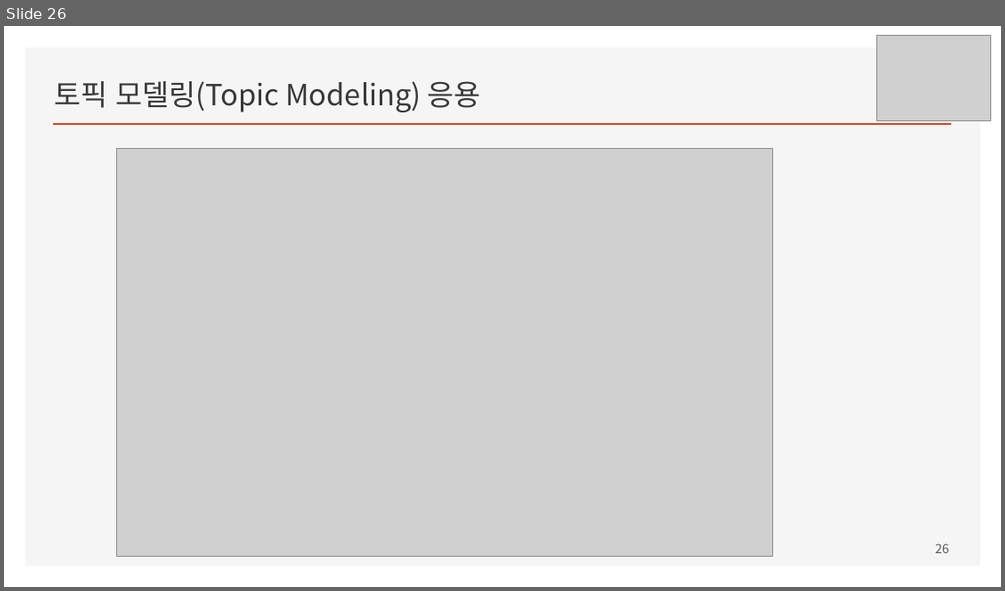
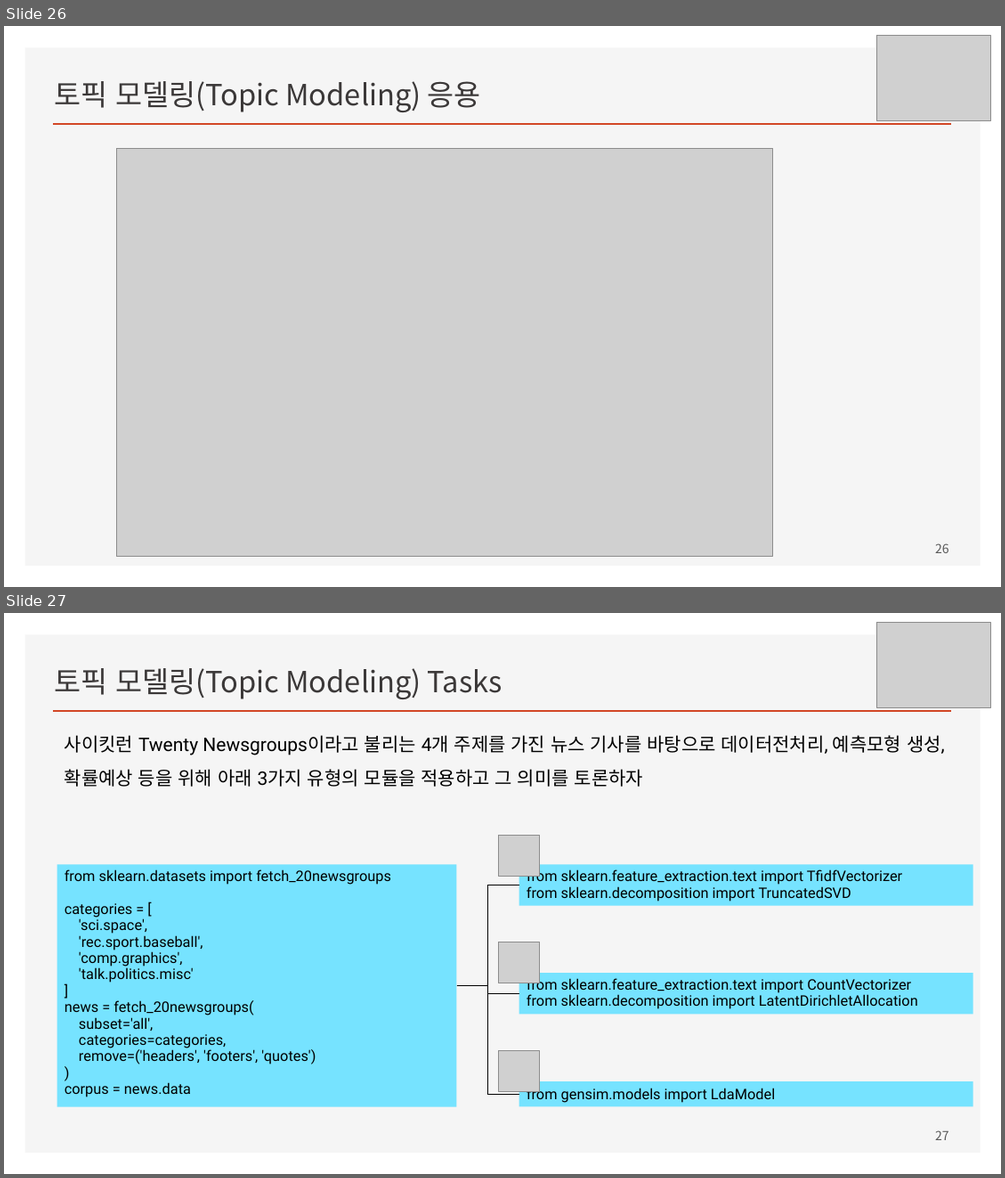
Before and after one commit to ancestor9/mathematics-for-machine-learning, a slide deck: Linear_Algebra/w9_Matrix_Decomposition.pptx. Shown one above the other, each under a label of ours: slide 26 before the commit, slides 26 and 27 after it. The pictures are 1005x591 and 1005x1178 pixels, drawn with LibreOffice and Linux fonts; fonts in the diff are those of the drawing; grey boxes stand for pictures. Boxes give left, top, right and bottom in pixels: in the first picture for what was removed or moved away, otherwise in the second. Text is boxed around its words. In the diff, an @@ line names an element or a change of style, - is before the commit and + after.

```diff
--- a/Linear_Algebra/w9_Matrix_Decomposition.pptx
+++ b/Linear_Algebra/w9_Matrix_Decomposition.pptx
@@ slide 27 added at bbox=[4, 613, 1001, 1174], background #FFFFFF; not listed: 2 template elements that a slide beside it also shows @@
@@ picture added at bbox=[877, 622, 991, 708] @@
@@ title added at bbox=[54, 668, 502, 699], 28 pt, text #3B3838 @@
+토픽 모델링(Topic Modeling) Tasks
@@ text added at bbox=[65, 735, 945, 787], 18 pt, text #000000 @@
+사이킷런 Twenty Newsgroups이라고 불리는 4개 주제를 가진 뉴스 기사를 바탕으로 데이터전처리, 예측모형 생성, 확률예상 등을 위해 아래 3가지 유형의 모듈을 적용하고 그 의미를 토론하자
@@ picture added at bbox=[498, 835, 540, 876] @@
@@ rectangle added at bbox=[57, 864, 457, 1107], fill #76E3FF, 14 pt, text #000000 @@
+from sklearn.datasets import fetch_20newsgroups
+categories = [
+'sci.space',
+'rec.sport.baseball',
+'comp.graphics',
+'talk.politics.misc'
+]
+news = fetch_20newsgroups(
+subset='all',
+categories=categories,
+remove=('headers', 'footers', 'quotes')
+)
+corpus = news.data
@@ rectangle added at bbox=[519, 864, 973, 906], fill #76E3FF, 14 pt, text #000000 @@
+from sklearn.feature_extraction.text import TfidfVectorizer
+from sklearn.decomposition import TruncatedSVD
@@ elbow line added from (456, 985) to (519, 885), #000000 0.5 pt @@
@@ picture added at bbox=[498, 942, 540, 983] @@
@@ elbow line added from (456, 985) to (519, 1094), #000000 0.5 pt @@
@@ elbow line added from (456, 985) to (519, 994), #000000 0.5 pt @@
@@ rectangle added at bbox=[519, 973, 973, 1013], fill #76E3FF, 14 pt, text #000000 @@
+from sklearn.feature_extraction.text import CountVectorizer
+from sklearn.decomposition import LatentDirichletAllocation
@@ picture added at bbox=[498, 1051, 540, 1092] @@
@@ rectangle added at bbox=[519, 1081, 973, 1107], fill #76E3FF, 14 pt, text #000000 @@
+from gensim.models import LdaModel
@@ page number added at bbox=[935, 1130, 949, 1140], 12 pt, text #595959 @@
+27
```
Also in this commit, not shown: 1 other slide added.
